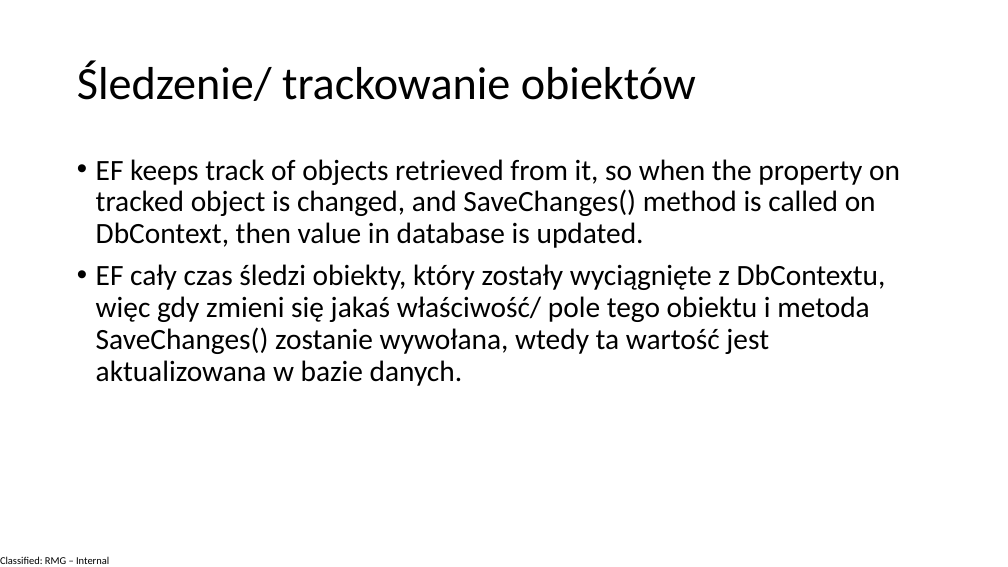
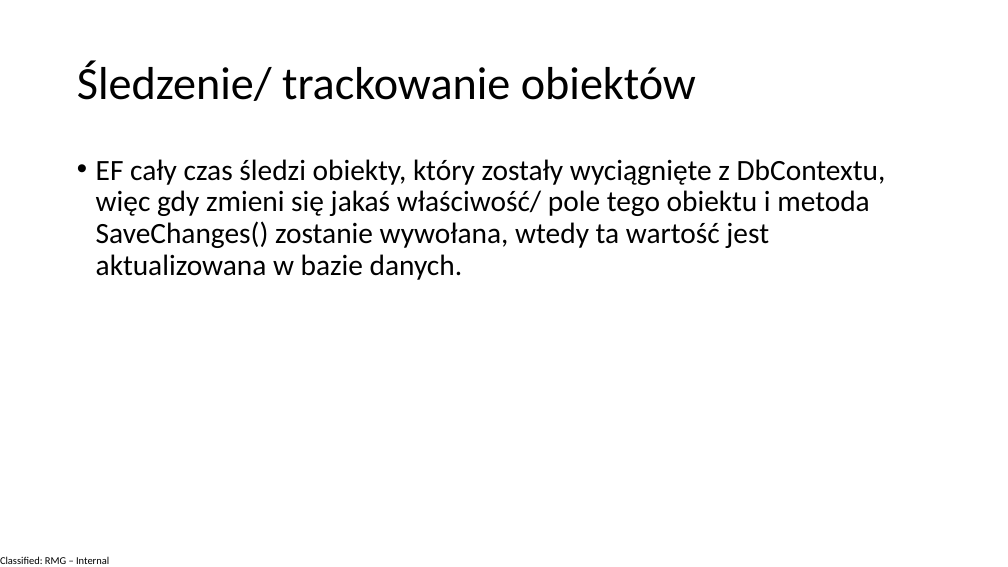
Before and after one commit to pawelminkina/LibraryManagementSystem, a slide deck: slide 8 of Presentation/Presentation.pptx. Drawn at 1008x567 pixels with LibreOffice and Linux fonts; fonts in the diff are those of the drawing. Boxes give left, top, right and bottom in pixels: in the first picture for what was removed or moved away, otherwise in the second. Text is boxed around its words. In the diff, an @@ line names an element or a change of style, - is before the commit and + after.

```diff
--- a/Presentation/Presentation.pptx
+++ b/Presentation/Presentation.pptx
@@ text at bbox=[96, 159, 900, 248]: paragraph removed @@
-• EF keeps track of objects retrieved from it, so when the property on tracked object is changed, and SaveChanges() method is called on DbContext, then value in database is updated.
```
Also in this commit, not shown: 1 other slide changed, 6 other files.
